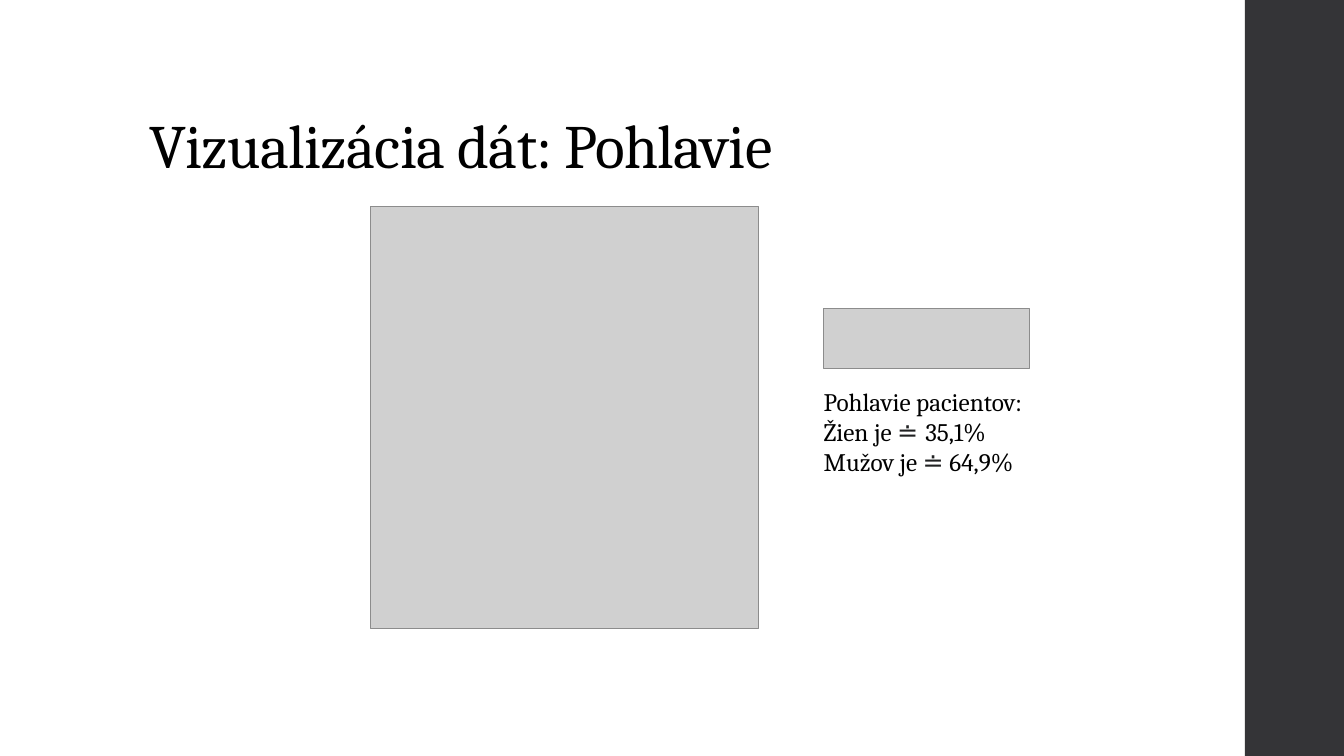
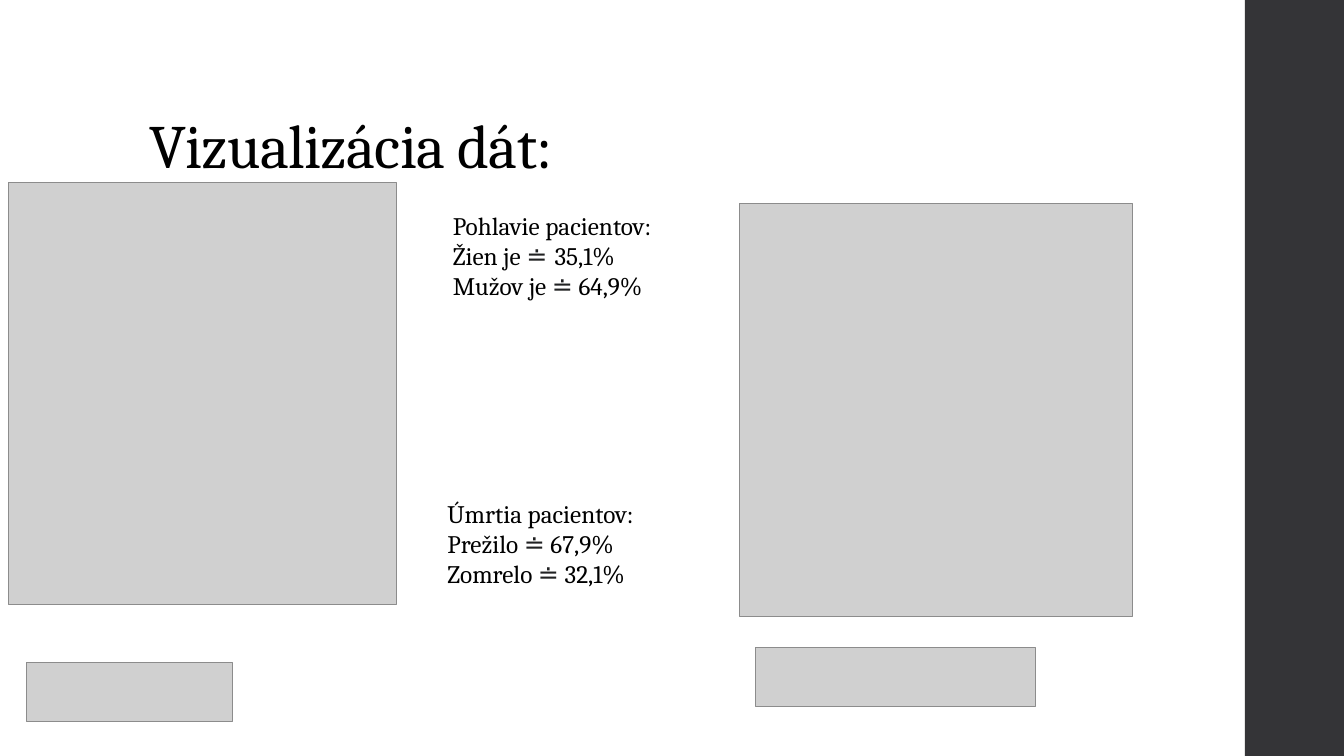
Before and after one commit to mvanko/Vanko_Martin_NS2021, a slide deck: slide 6 of Vanko Martin Predikcia zlyhania srdca.pptx (slide 5 before the commit). Drawn at 1344x756 pixels with LibreOffice and Linux fonts; fonts in the diff are those of the drawing; grey boxes stand for pictures. Boxes give left, top, right and bottom in pixels: in the first picture for what was removed or moved away, otherwise in the second. Text is boxed around its words. In the diff, an @@ line names an element or a change of style, - is before the commit and + after.

```diff
--- a/Vanko Martin Predikcia zlyhania srdca.pptx
+++ b/Vanko Martin Predikcia zlyhania srdca.pptx
@@ title at <box>149,124,553,169</box>: text changed @@
-Vizualizácia dát: Pohlavie
+Vizualizácia dát:
@@ picture: place and size @@
-picture at <box>371,207,758,629</box>
+picture at <box>9,182,396,605</box>
@@ text "Pohlavie pacientov: Žien je ≐ ...": place and size @@
-text "Pohlavie pacientov: Žien je ≐ ..." at <box>824,393,1022,477</box>
+text "Pohlavie pacientov: Žien je ≐ ..." at <box>453,217,651,301</box>
@@ picture added at <box>739,204,1133,616</box> @@
@@ text added at <box>447,501,634,587</box>, 18 pt, text #000000 @@
+Úmrtia pacientov:
+Prežilo ≐ 67,9%
+Zomrelo ≐ 32,1%
@@ picture added at <box>756,648,1035,707</box> @@
@@ picture: place and size @@
-picture at <box>824,309,1029,368</box>
+picture at <box>26,662,232,722</box>
```
Also in this commit, not shown: 11 other slides changed, 10 slides added, 12 slides removed, 1 other file.
